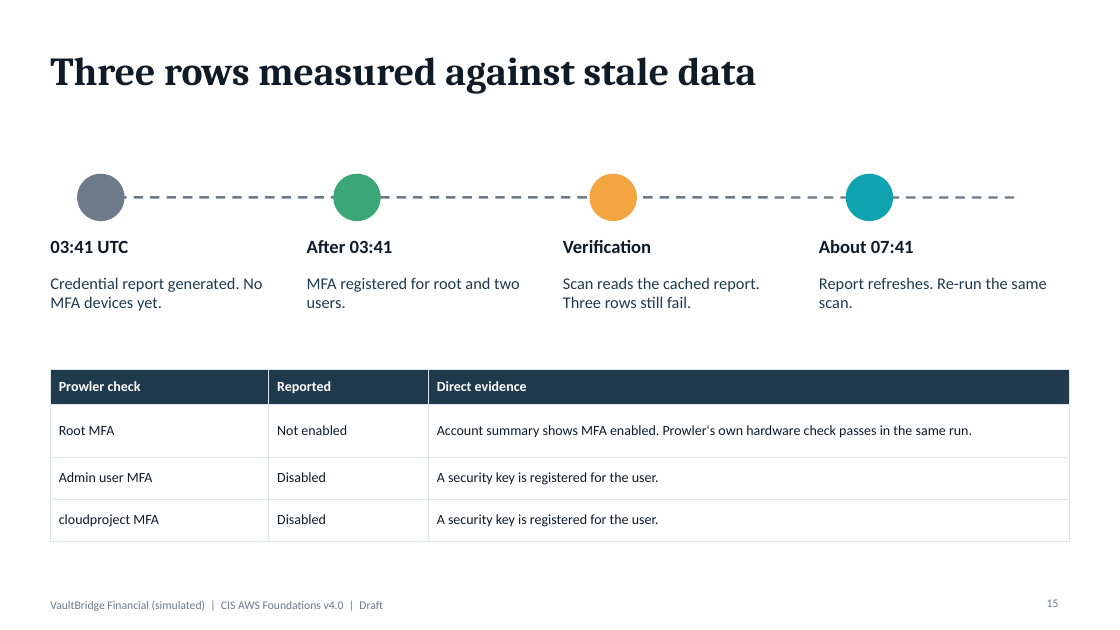
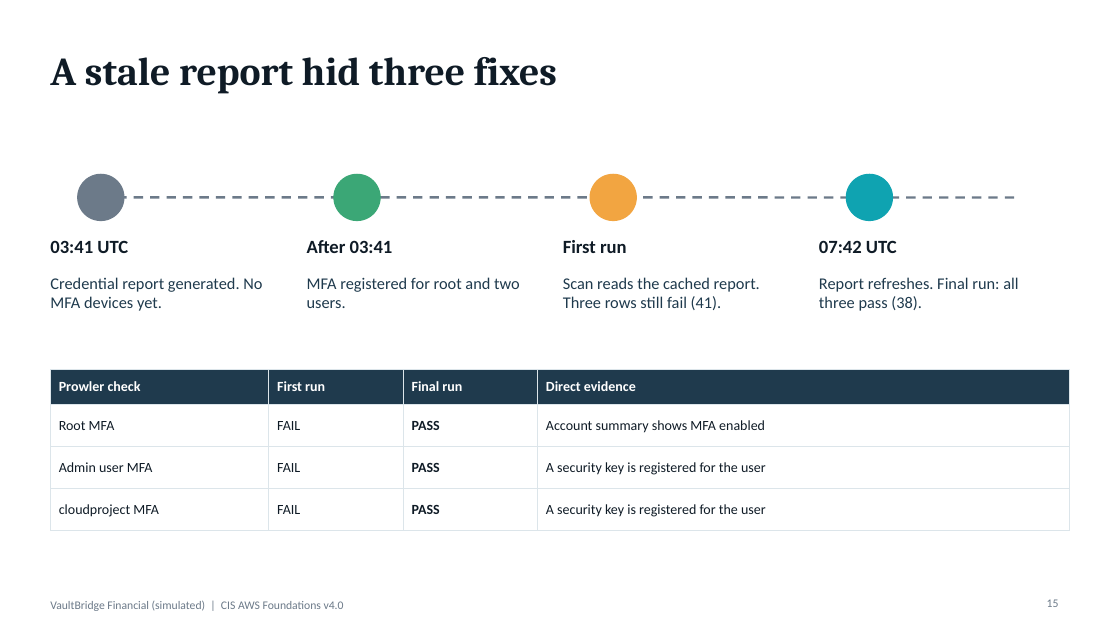
Before and after one commit to sadorect/aws-cis-posture-assessment, a slide deck: slide 15 of docs/VaultBridge_CIS_AWS_Assessment.pptx. Drawn at 1120x630 pixels with LibreOffice and Linux fonts; fonts in the diff are those of the drawing. Boxes give left, top, right and bottom in pixels: in the first picture for what was removed or moved away, otherwise in the second. Text is boxed around its words. In the diff, an @@ line names an element or a change of style, - is before the commit and + after.

Commit message:
Final verification after credential-report refresh: 62 to 38 counted failures
Re-run at 07:42 UTC with identical flags and mutelist. The three MFA rows that read a stale cached report now pass: 38 counted failing (48 raw), 1 critical, 5 high, no new failures. Day 9 report, final report, roadmap, deck and backlog statuses updated: eight items Fixed, one partially fixed.

```diff
--- a/docs/VaultBridge_CIS_AWS_Assessment.pptx
+++ b/docs/VaultBridge_CIS_AWS_Assessment.pptx
@@ title at [50,57,557,94]: text changed @@
-Three rows measured against stale data
+A stale report hid three fixes
@@ text at [563,240,627,253]: text changed @@
-Verification
+First run
@@ text at [819,240,897,253]: text changed @@
-About 07:41
+07:42 UTC
@@ text at [563,277,760,310]: text changed @@
-Scan reads the cached report. Three rows still fail.
+Scan reads the cached report. Three rows still fail (41).
@@ text at [819,277,1018,311]: text changed @@
-Report refreshes. Re-run the same scan.
+Report refreshes. Final run: all three pass (38).
@@ table at [50,370,1070,521] @@
-column 2: Reported | Not enabled | Disabled | Disabled
-column 3: Direct evidence | Account summary shows MFA enabled. Prowler's own hardware check passes in the same run. | A security key is registered for the user. | A security key is registered for the user.
+column 2: First run | FAIL | FAIL | FAIL
+column 3: Final run | PASS | PASS | PASS
+column 4: Direct evidence | Account summary shows MFA enabled | A security key is registered for the user | A security key is registered for the user
@@ text at [50,600,344,611]: text changed @@
-VaultBridge Financial (simulated) | CIS AWS Foundations v4.0 | Draft
+VaultBridge Financial (simulated) | CIS AWS Foundations v4.0
```
Also in this commit, not shown: 20 other slides changed, 10 other files.
